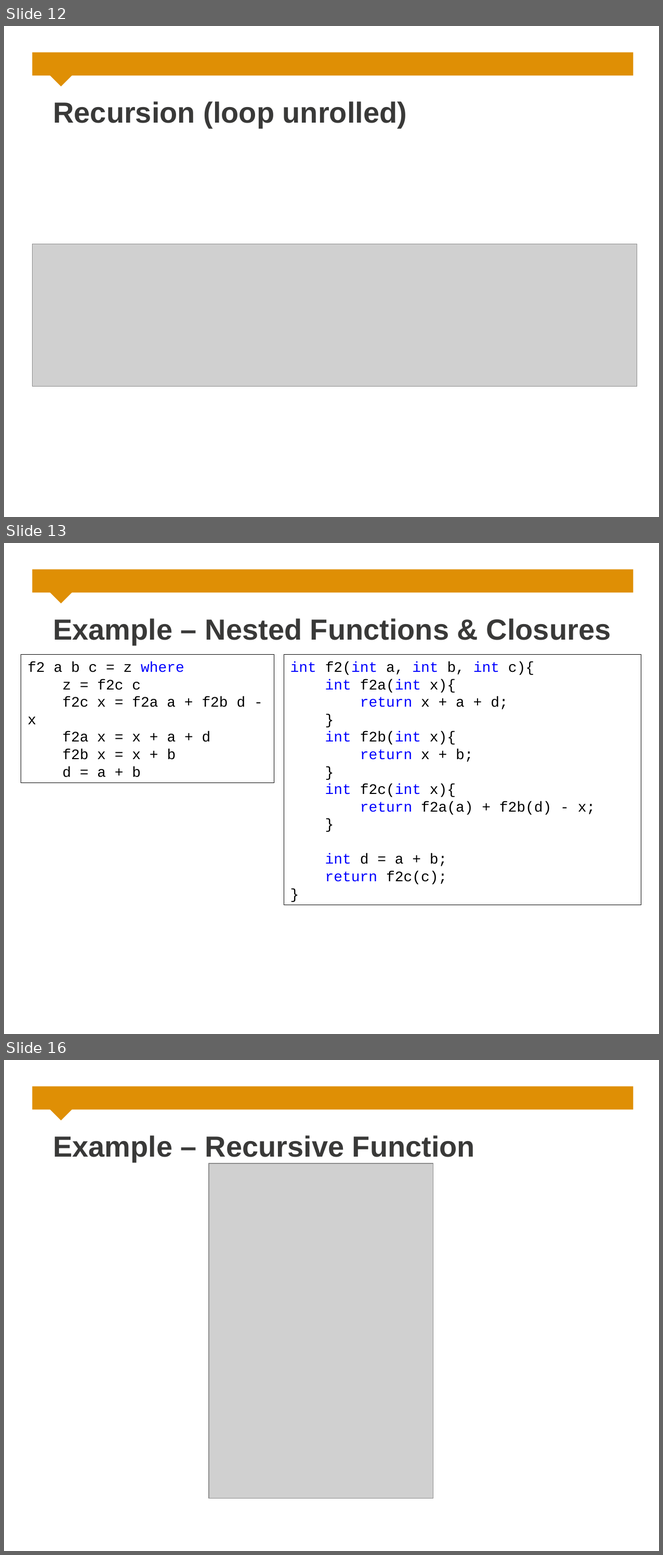
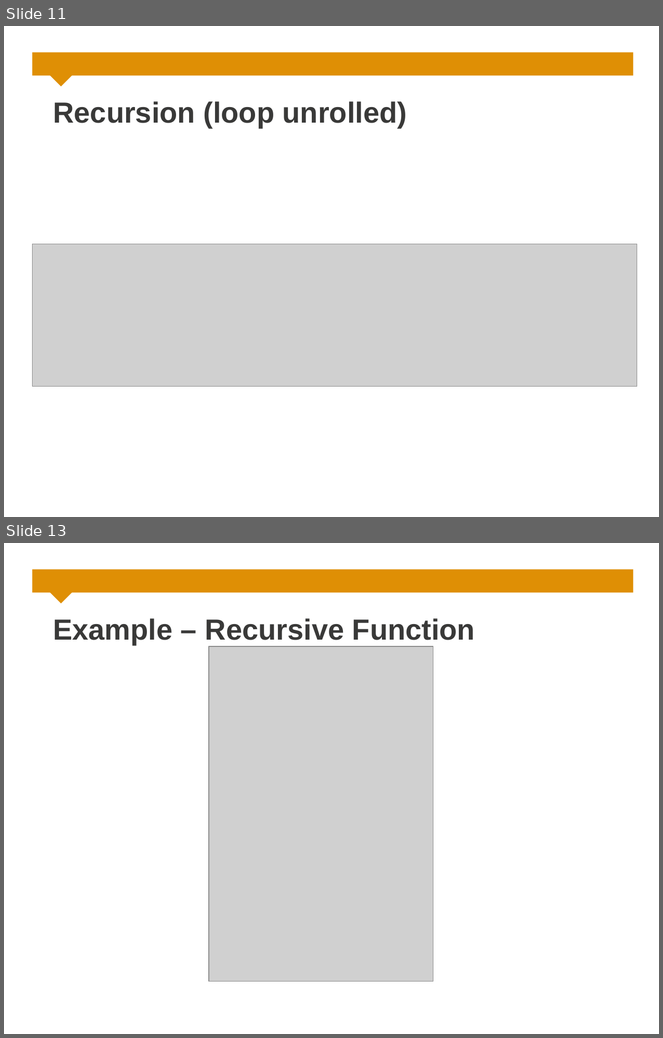
Before and after one commit to rdnetto/H2V, a slide deck: docs/Design Presentation/Presentation.odp. Shown one above the other, each under a label of ours: slides 12, 13 and 16 before the commit, slides 11 and 13 after it; the slides between them are not shown. The pictures are 663x1555 and 663x1038 pixels, drawn with LibreOffice and Linux fonts; fonts in the diff are those of the drawing; grey boxes stand for pictures; background and template pictures are left out. Boxes give left, top, right and bottom in pixels: in the first picture for what was removed or moved away, otherwise in the second. Text is boxed around its words. In the diff, an @@ line names an element or a change of style, - is before the commit and + after.

```diff
--- a/docs/Design Presentation/Presentation.odp
+++ b/docs/Design Presentation/Presentation.odp
@@ slide 13 removed at [4,543,659,1034], background #FFFFFF; not listed: 2 template elements that a slide beside it also shows @@
@@ title removed at [53,618,611,645] @@
-Example – Nested Functions & Closures
@@ rectangle removed at [21,654,274,783] @@
-f2 a b c = z where
-z = f2c c
-f2c x = f2a a + f2b d - x
-f2a x = x + a + d
-f2b x = x + b
-d = a + b
@@ rectangle removed at [284,654,641,905] @@
-int f2(int a, int b, int c){
-int f2a(int x){
-return x + a + d;
-}
-int f2b(int x){
-return x + b;
-}
-int f2c(int x){
-return f2a(a) + f2b(d) - x;
-}
-int d = a + b;
-return f2c(c);
-}
@@ what was slide 12 is now slide 11 @@
@@ what was slide 16 is now slide 13 @@
```
Also in this commit, not shown: 5 slides changed, 1 slide added, 2 other slides removed, 1 other file.
